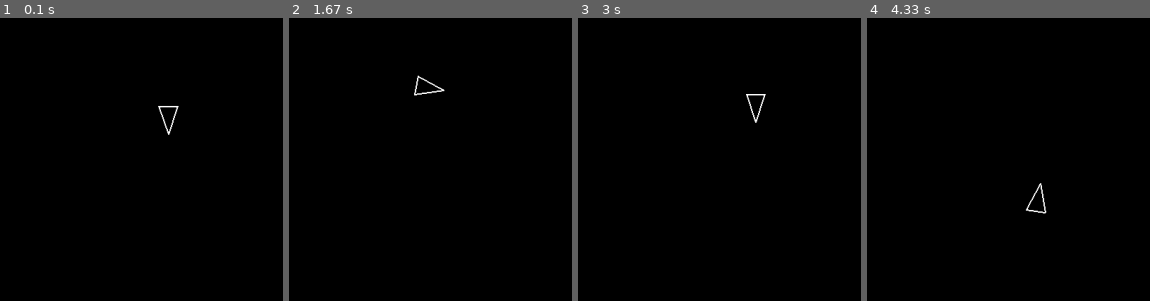
Above: before the commit, frames 1-4 (left to right).
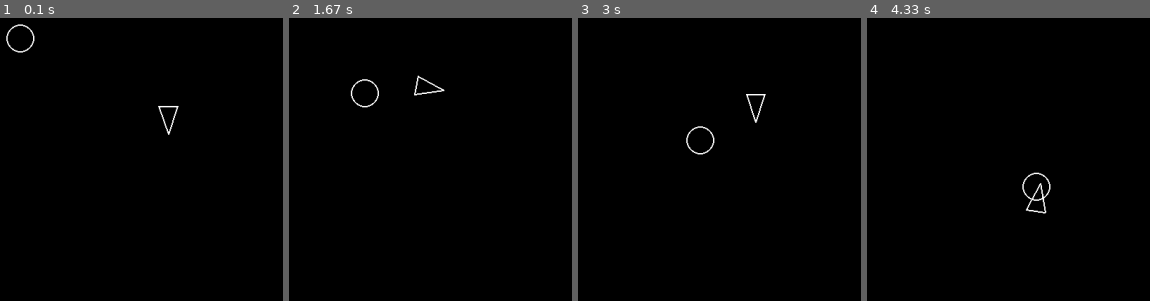
Above: after the commit, the same moments.

Repository: jelars77/asteroids
Game: pygame game, started from main.py
The game is run twice, just before and just after one commit, with the same random seed, the same clock (stepped at 60 frames per second) and the same inputs.
Inputs:
- Up to frame 1 (0.1 s): no input
- Up to frame 2 (1.67 s): hold D 0.33-0.8 s; hold W 0.83-1.13 s; hold D 1.17-1.63 s
- Up to frame 3 (3 s): hold A 1.67-2.2 s; hold S 2.23-2.53 s; hold A 2.57-2.97 s
- Up to frame 4 (4.33 s): hold W 3-3.37 s; hold D 3.4-4.03 s; hold S from 4.07 s (still down)

The runs differ from the first frame. In frame 1, 0.2% of the frame differs, in the area x 2-13%, y 2-13%; in frame 2, 0.2%; in frame 3, 0.2%; in frame 4, 0.2%.

Commit message:
Created asteroid class and integrated into main.py

Diff:
--- /dev/null
+++ b/asteroid.py
@@ -0,0 +1,18 @@
+import pygame
+from circleshape import CircleShape
+
+class Asteroid(CircleShape):
+    def __init__(self, x, y, radius, velocity):
+        super().__init__(x, y, radius)  # Optionally call parent constructor
+        self.x = x
+        self.y = y
+        self.radius = radius
+        self.velocity = pygame.Vector2(velocity)  # Initialize velocity as a vector
+
+    def draw(self, surface):
+        pygame.draw.circle(surface, (255, 255, 255), (self.x, self.y), self.radius, 2)
+
+    def update(self, dt):
+        # Adjust the position based on velocity and delta time (dt)
+        self.x += self.velocity.x * dt
+        self.y += self.velocity.y * dt
--- a/main.py
+++ b/main.py
@@ -1,8 +1,7 @@
 import pygame
 from constants import *
 from player import Player
-
-
+from asteroid import Asteroid
 
 def main():
     pygame.init()
@@ -14,9 +13,17 @@
 
     updatable = pygame.sprite.Group()
     drawable = pygame.sprite.Group()
+    asteroids_group = pygame.sprite.Group()
+
     Player.containers = (updatable, drawable)
 
     player = Player(SCREEN_WIDTH / 2, SCREEN_HEIGHT / 2, PLAYER_RADIUS)
+
+    asteroid = Asteroid(SCREEN_WIDTH / 3, SCREEN_HEIGHT / 3, 20, (50, 50))
+    asteroids_group.add(asteroid)
+    updatable.add(asteroid)
+    drawable.add(asteroid)
+
     dt = 0
 
     running = True
